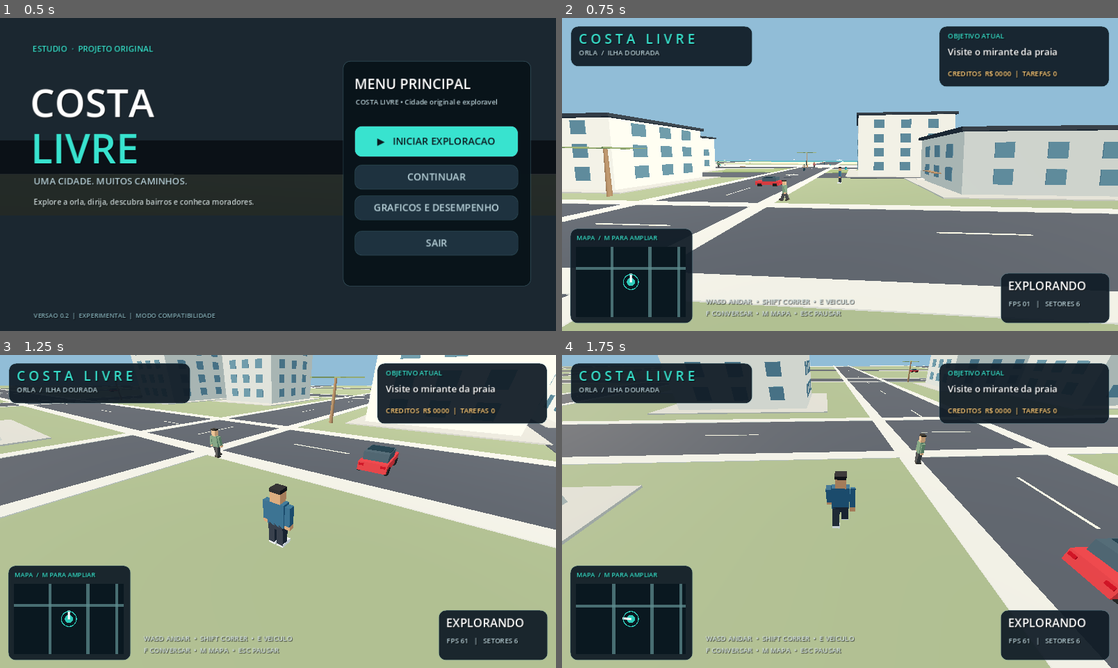
Above: before the commit, frames 1-4 (two rows, left to right).
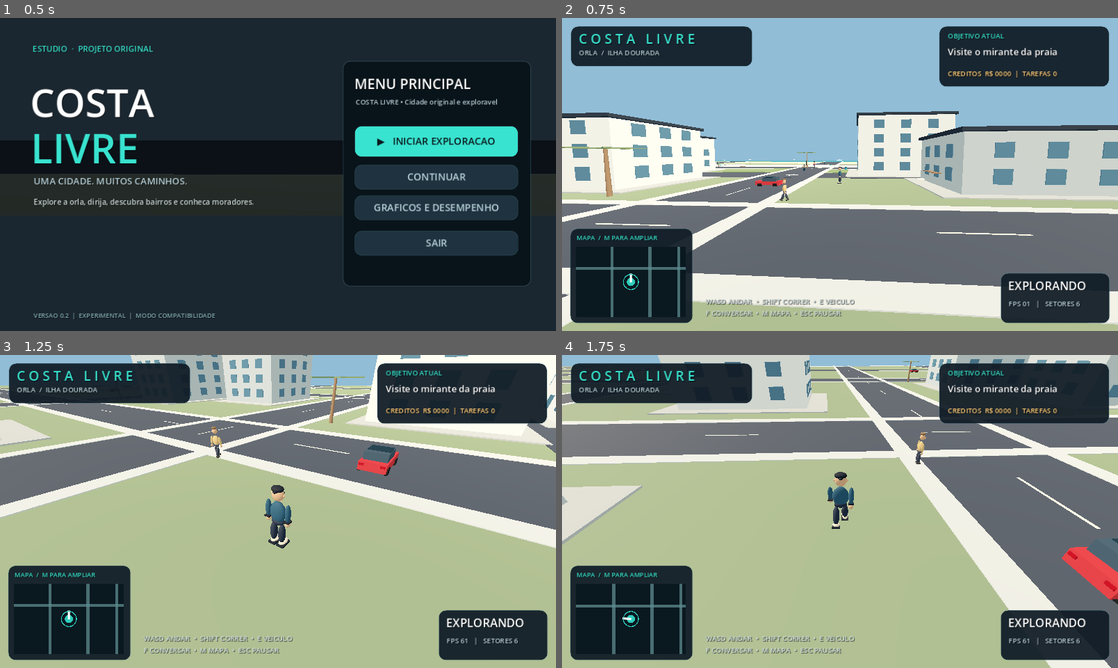
Above: after the commit, the same moments.

Repository: vfeitosades-dot/joguinho3D
Game: Godot game, scene res://main.tscn
Same seed, same stepped clock (60 frames per second), same inputs: the game is played once before the commit and once after it.
Inputs (mouse positions are in pixels of both pictures, inside the frame that each line leads up to):
- Up to frame 1 (0.5 s): no input
- Up to frame 2 (0.75 s): click "▶ INICIAR EXPLORACAO" at 0.5 s
- Up to frame 3 (1.25 s): no input
- Up to frame 4 (1.75 s): tap Enter at 1.25 s; move the mouse to (867, 511) at 1.27 s; hold W from 1.28 s (still down); hold Shift from 1.28 s (still down); click (867, 511) at 1.42 s; tap Space at 1.52 s

Frame 1 is identical in both runs. In frame 2, less than 0.1% of the frame differs, in the area x 27-51%, y 45-59%; in frame 3, 0.6%, in the area x 37-53%, y 22-62%; in frame 4, 0.4%.

Commit message:
feat: sculpt lightweight rounded humanoids with faces and articulated walking

Diff:
--- a/COSTA_LIVRE_GODOT/scripts/npc.gd
+++ b/COSTA_LIVRE_GODOT/scripts/npc.gd
@@ -37,27 +37,47 @@
  n.material_override=_mat(c)
  parent.add_child(n)
 
+func _rounded(parent:Node3D,size_3d:Vector3,at:Vector3,color:Color) -> void:
+ var visual:=MeshInstance3D.new()
+ var sphere:=SphereMesh.new()
+ sphere.radius=.5
+ sphere.height=1.0
+ sphere.radial_segments=10
+ sphere.rings=5
+ visual.mesh=sphere
+ visual.scale=size_3d
+ visual.position=at
+ visual.material_override=_mat(color)
+ parent.add_child(visual)
+
 func _create_body() -> void:
- var shirts=[Color("48677a"),Color("c78d54"),Color("58745d"),Color("ad6465"),Color("e3d4c2"),Color("383d4d")]
+ var shirts=[Color("48677a"),Color("c78d54"),Color("58745d"),Color("ad6465"),Color("e3d4c2"),Color("383d4d"),Color("c49c64")]
  var skins=[Color("c18f69"),Color("83583d"),Color("e0b18b"),Color("a77b5e")]
+ var pants=[Color("343944"),Color("333b39"),Color("615143"),Color("323b51")]
  var clothes=shirts[human_id%shirts.size()]
  var skin=skins[human_id%skins.size()]
- _mesh(self,Vector3(.64,.90,.33),Vector3(0,1.44,0),clothes)
- _mesh(self,Vector3(.42,.43,.35),Vector3(0,2.1,0),skin)
- _mesh(self,Vector3(.47,.11,.38),Vector3(0,2.37,-.005),Color("22211d"))
+ var pant=pants[human_id%pants.size()]
+ var hair=Color("292820") if human_id%5 != 0 else Color("6c5035")
+ _rounded(self,Vector3(.67,.85,.4),Vector3(0,1.48,0),clothes)
+ _rounded(self,Vector3(.56,.26,.34),Vector3(0,1.09,0),pant)
+ _rounded(self,Vector3(.44,.47,.4),Vector3(0,2.25,0),skin)
+ _rounded(self,Vector3(.46,.19,.42),Vector3(0,2.49,.03),hair)
+ _rounded(self,Vector3(.15,.17,.11),Vector3(0,2.19,-.22),skin)
  for side in [-1,1]:
-  var arm=Node3D.new()
-  arm.position=Vector3(side*.43,1.81,0)
+  var fx=float(side)
+  _rounded(self,Vector3(.07,.07,.048),Vector3(fx*.11,2.29,-.205),Color("34312b"))
+  var arm:=Node3D.new()
+  arm.position=Vector3(fx*.44,1.82,0)
   add_child(arm)
-  _mesh(arm,Vector3(.20,.72,.25),Vector3(0,-.34,0),clothes)
-  _mesh(arm,Vector3(.2,.17,.2),Vector3(0,-.76,0),skin)
+  _rounded(arm,Vector3(.21,.73,.24),Vector3(0,-.34,0),clothes)
+  _rounded(arm,Vector3(.19,.19,.20),Vector3(0,-.77,0),skin)
   if side == -1: left_arm=arm
   else: right_arm=arm
-  var leg=Node3D.new()
-  leg.position=Vector3(side*.17,.99,0)
+  var leg:=Node3D.new()
+  leg.position=Vector3(fx*.17,.99,0)
   add_child(leg)
-  _mesh(leg,Vector3(.27,.82,.31),Vector3(0,-.40,0),Color("36383a"))
-  _mesh(leg,Vector3(.3,.14,.43),Vector3(0,-.83,-.06),Color("33302d"))
+  _rounded(leg,Vector3(.27,.84,.30),Vector3(0,-.42,0),pant)
+  _rounded(leg,Vector3(.30,.16,.44),Vector3(0,-.84,-.06),Color("393630"))
   if side == -1: left_leg=leg
   else: right_leg=leg
 
@@ -81,6 +101,7 @@
  return phrases[(human_id+rng.randi_range(0,3))%phrases.size()]
 
 func _process(delta:float) -> void:
+ if nearby_player!=null and nearby_player.global_position.distance_to(global_position)>150.0:return
  if talking_time>0:
   talking_time-=delta
   if talking_time<=0: _choose_goal()
--- a/COSTA_LIVRE_GODOT/scripts/player.gd
+++ b/COSTA_LIVRE_GODOT/scripts/player.gd
@@ -41,36 +41,62 @@
  parent.add_child(n)
  return n
 
+
+func _rounded(parent: Node3D, size_3d: Vector3, at: Vector3, tint: Color) -> MeshInstance3D:
+ var n := MeshInstance3D.new()
+ var shape := SphereMesh.new()
+ shape.radius = .5
+ shape.height = 1.0
+ shape.radial_segments = 12
+ shape.rings = 6
+ n.mesh = shape
+ n.scale = size_3d
+ n.position = at
+ n.material_override = _material(tint)
+ parent.add_child(n)
+ return n
+
 func _make_avatar() -> void:
- var blue = Color("244d67")
- var dark = Color("212934")
- var skin = Color("a97858")
- _cube(visuals,Vector3(.77,1.03,.38),Vector3(0,1.52,0),blue)
- _cube(visuals,Vector3(.68,.26,.38),Vector3(0,.95,0),dark)
- _cube(visuals,Vector3(.46,.49,.4),Vector3(0,2.27,0),skin)
- _cube(visuals,Vector3(.49,.15,.48),Vector3(0,2.53,-.01),Color("191a1e"))
- _cube(visuals,Vector3(.15,.06,.05),Vector3(-.12,2.3,-.22),Color("242424"))
- _cube(visuals,Vector3(.15,.06,.05),Vector3(.12,2.3,-.22),Color("242424"))
+ # Personagem semi-realista leve: malha arredondada, pecas independentes
+ # e animacao de articulacoes sem skinning pesado.
+ var coat := Color("26495a")
+ var trousers := Color("222b39")
+ var skin := Color("bd8d6a")
+ var charcoal := Color("151c25")
+ var leather := Color("d2bd9d")
+ _rounded(visuals,Vector3(.73,.95,.43),Vector3(0,1.54,0),coat)
+ _rounded(visuals,Vector3(.60,.31,.36),Vector3(0,1.13,.01),trousers)
+ _rounded(visuals,Vector3(.52,.54,.43),Vector3(0,2.31,-.005),skin)
+ _rounded(visuals,Vector3(.53,.24,.43),Vector3(0,2.56,.035),charcoal)
+ _rounded(visuals,Vector3(.2,.13,.36),Vector3(0,2.49,.12),charcoal)
+ _cube(visuals,Vector3(.038,.67,.045),Vector3(0,1.62,-.232),Color("c7a780"))
+ _cube(visuals,Vector3(.14,.08,.043),Vector3(0,1.16,-.213),Color("af946b"))
+ for side in [-1,1]:
+  var fx := float(side)
+  _rounded(visuals,Vector3(.08,.10,.08),Vector3(fx*.275,2.32,0),skin)
+  _rounded(visuals,Vector3(.11,.075,.052),Vector3(fx*.123,2.35,-.21),charcoal)
+ _rounded(visuals,Vector3(.12,.20,.13),Vector3(0,2.27,-.224),skin)
+ _cube(visuals,Vector3(.19,.045,.041),Vector3(0,2.1,-.215),Color("75463c"))
  left_arm=Node3D.new()
  right_arm=Node3D.new()
- left_arm.position=Vector3(-.52,1.93,0)
- right_arm.position=Vector3(.52,1.93,0)
+ left_arm.position=Vector3(-.46,1.94,0)
+ right_arm.position=Vector3(.46,1.94,0)
  visuals.add_child(left_arm)
  visuals.add_child(right_arm)
- _cube(left_arm,Vector3(.23,.83,.28),Vector3(0,-.38,0),blue)
- _cube(right_arm,Vector3(.23,.83,.28),Vector3(0,-.38,0),blue)
- _cube(left_arm,Vector3(.24,.20,.24),Vector3(0,-.87,0),skin)
- _cube(right_arm,Vector3(.24,.20,.24),Vector3(0,-.87,0),skin)
+ for arm in [left_arm,right_arm]:
+  _rounded(arm,Vector3(.24,.80,.28),Vector3(0,-.34,0),coat)
+  _rounded(arm,Vector3(.22,.21,.23),Vector3(0,-.81,0),skin)
+  _cube(arm,Vector3(.24,.06,.28),Vector3(0,-.68,0),charcoal)
  left_leg=Node3D.new()
  right_leg=Node3D.new()
- left_leg.position=Vector3(-.2,.98,0)
- right_leg.position=Vector3(.2,.98,0)
+ left_leg.position=Vector3(-.20,1.0,0)
+ right_leg.position=Vector3(.20,1.0,0)
  visuals.add_child(left_leg)
  visuals.add_child(right_leg)
- _cube(left_leg,Vector3(.31,.85,.34),Vector3(0,-.44,0),dark)
- _cube(right_leg,Vector3(.31,.85,.34),Vector3(0,-.44,0),dark)
- _cube(left_leg,Vector3(.34,.16,.55),Vector3(0,-.89,-.11),Color("c4c9cd"))
- _cube(right_leg,Vector3(.34,.16,.55),Vector3(0,-.89,-.11),Color("c4c9cd"))
+ for leg in [left_leg,right_leg]:
+  _rounded(leg,Vector3(.31,.89,.37),Vector3(0,-.43,0),trousers)
+  _rounded(leg,Vector3(.34,.18,.57),Vector3(0,-.87,-.10),leather)
+  _cube(leg,Vector3(.35,.07,.58),Vector3(0,-.96,-.08),charcoal)
 
 func set_in_vehicle(inside: bool) -> void:
  controlling = not inside
